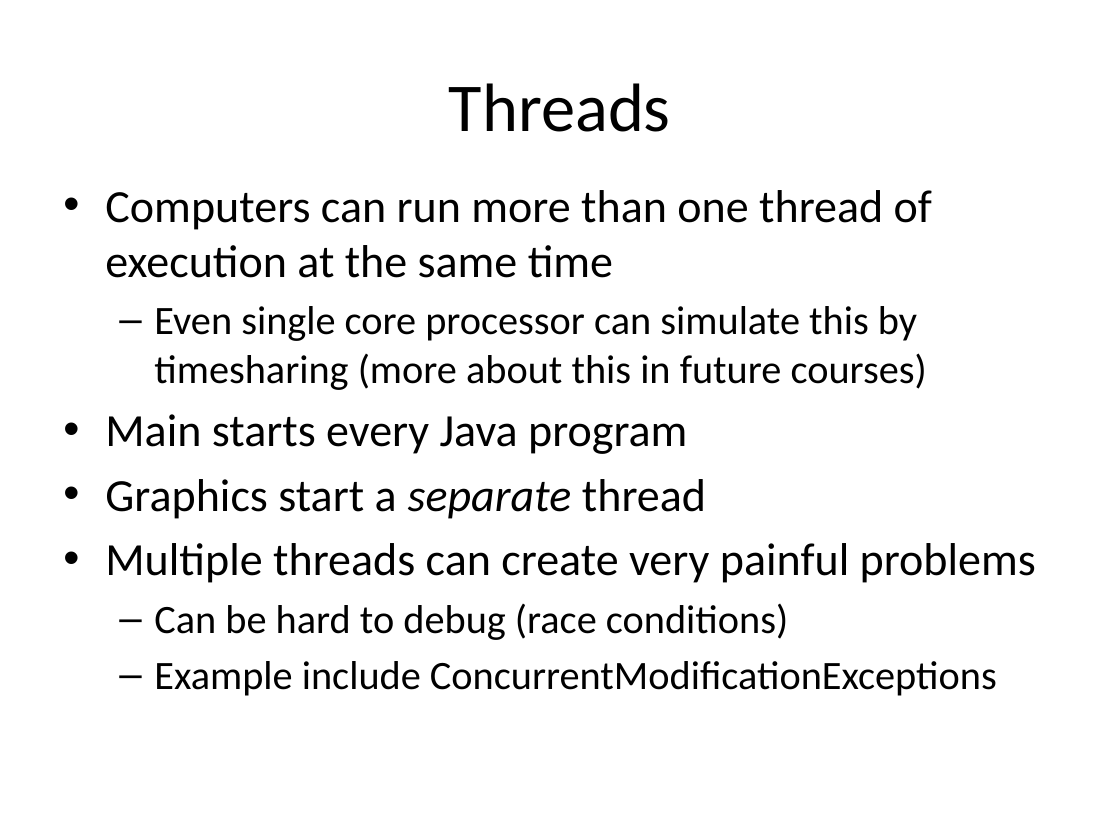
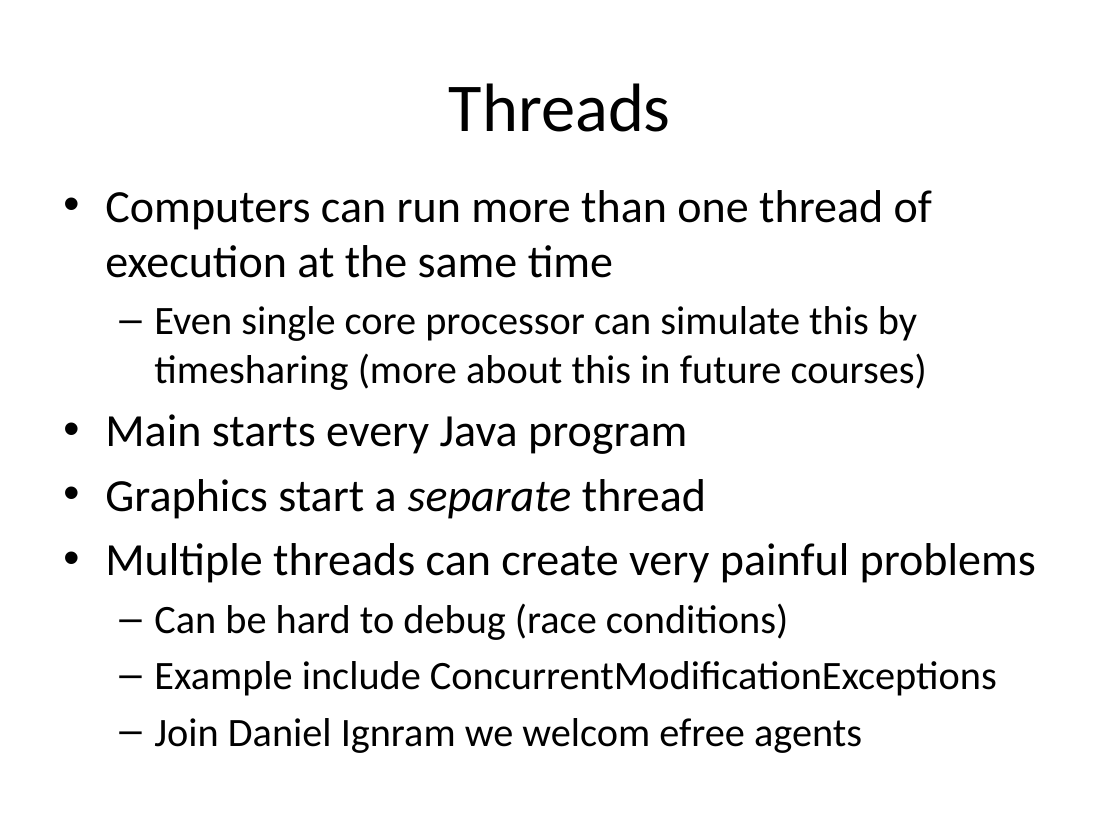
Before and after one commit to RHIT-CSSE/csse220, a slide deck: slide 5 of ClassMaterialsChunked/EventBasedGameLoop/Slides/EventBasedGameLoop.pptx (slide 4 before the commit). Drawn at 1120x840 pixels with LibreOffice and Linux fonts; fonts in the diff are those of the drawing. Boxes give left, top, right and bottom in pixels: in the first picture for what was removed or moved away, otherwise in the second. Text is boxed around its words. In the diff, an @@ line names an element or a change of style, - is before the commit and + after.

```diff
--- a/ClassMaterialsChunked/EventBasedGameLoop/Slides/EventBasedGameLoop.pptx
+++ b/ClassMaterialsChunked/EventBasedGameLoop/Slides/EventBasedGameLoop.pptx
@@ text at [154, 718, 862, 753]: paragraph added @@
+  – Join Daniel Ignram we welcom efree agents
```
Also in this commit, not shown: 8 other slides changed, 4 slides added, 7 other files.
